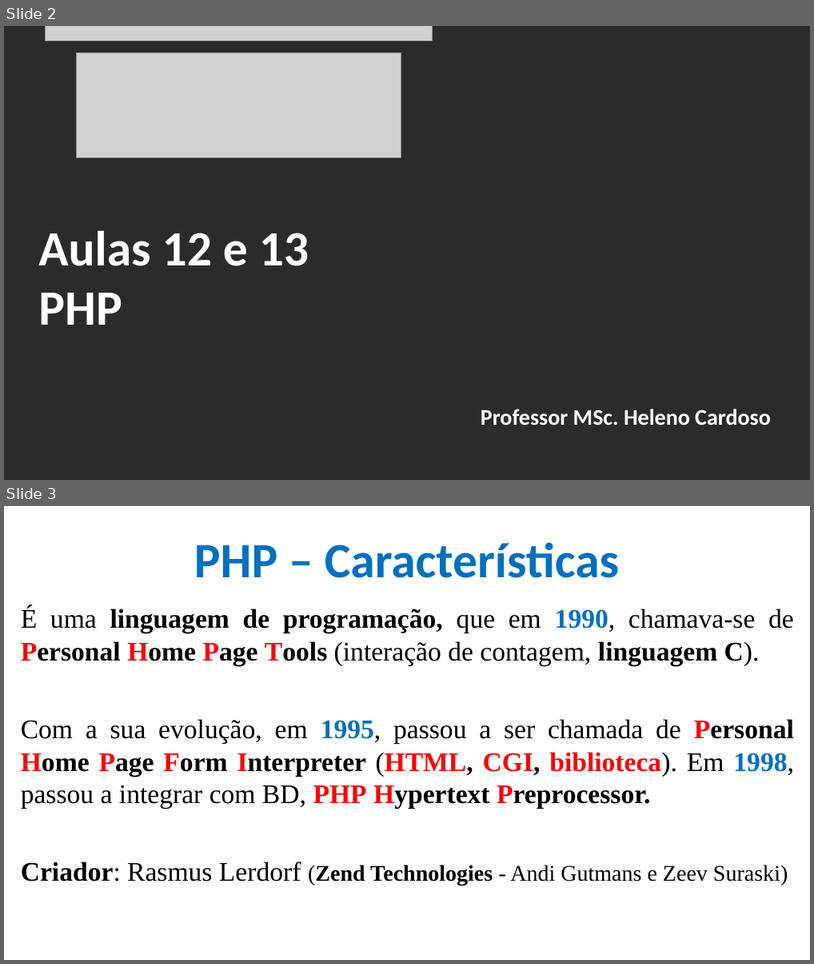
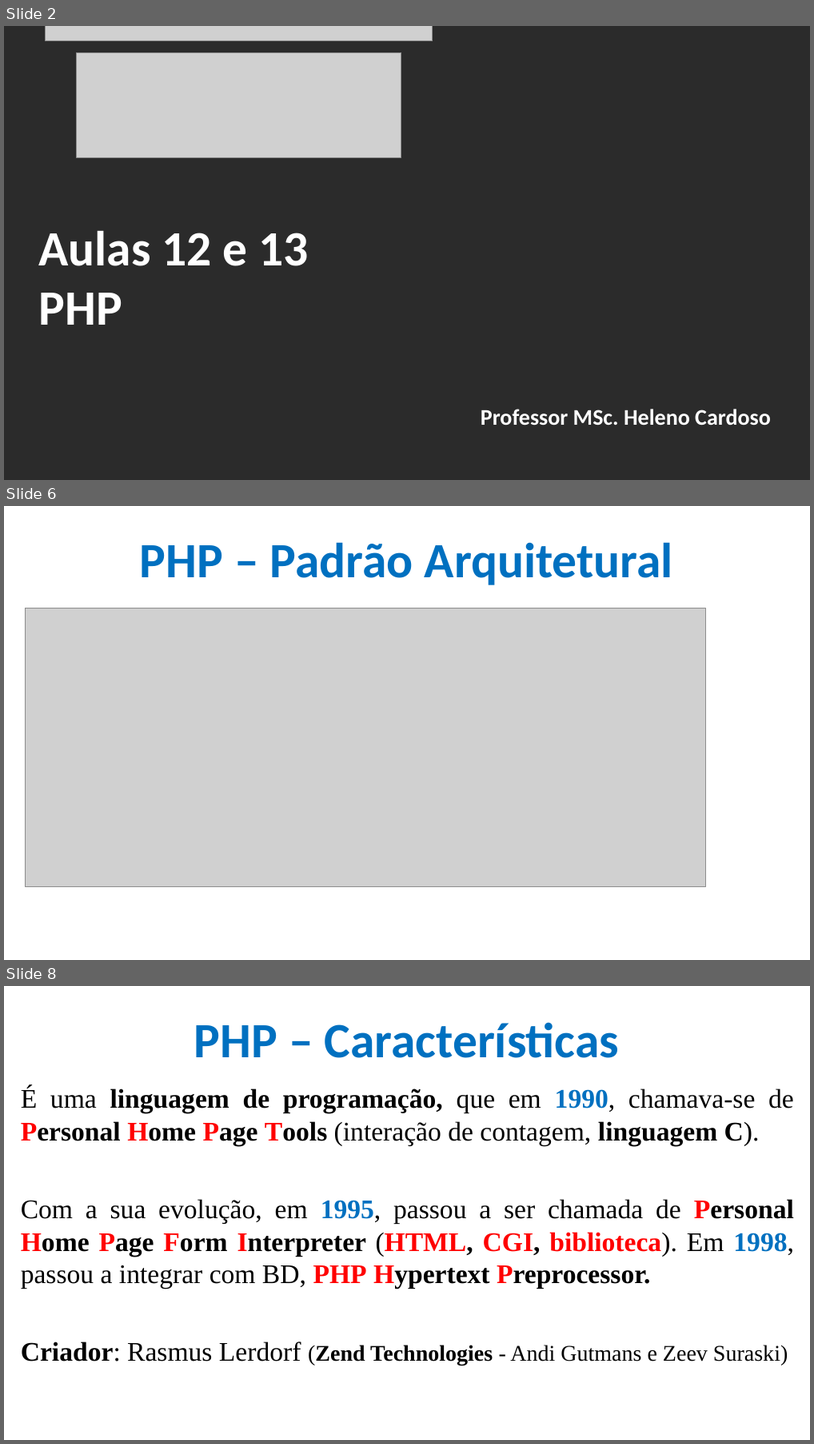
Before and after one commit to CloudEducationBrazil/WydenDesenvolvimentoWebPHP, a slide deck: 01 Classes/Aula 12 e 13 Desenvolvimento Web PHP - PHP.pptx. Shown one above the other, each under a label of ours: slides 2 and 3 before the commit, slides 2, 6 and 8 after it; the slides between them are not shown. The pictures are 814x964 and 814x1444 pixels, drawn with LibreOffice and Linux fonts; fonts in the diff are those of the drawing; grey boxes stand for pictures; background and template pictures are left out; a plain dark background stands for a picture behind light text. Boxes give left, top, right and bottom in pixels: in the first picture for what was removed or moved away, otherwise in the second. Text is boxed around its words. In the diff, an @@ line names an element or a change of style, - is before the commit and + after.

```diff
--- a/01 Classes/Aula 12 e 13 Desenvolvimento Web PHP - PHP.pptx
+++ b/01 Classes/Aula 12 e 13 Desenvolvimento Web PHP - PHP.pptx
@@ slide 6 added at [4,506,810,960], background picture (left out) @@
@@ title added at [140,542,674,585], 44 pt, text #0070C0, bold @@
+PHP – Padrão Arquitetural
@@ picture added at [25,608,706,887] @@
@@ what was slide 3 is now slide 8 @@
```
Also in this commit, not shown: 4 other slides added, 2 other files.
